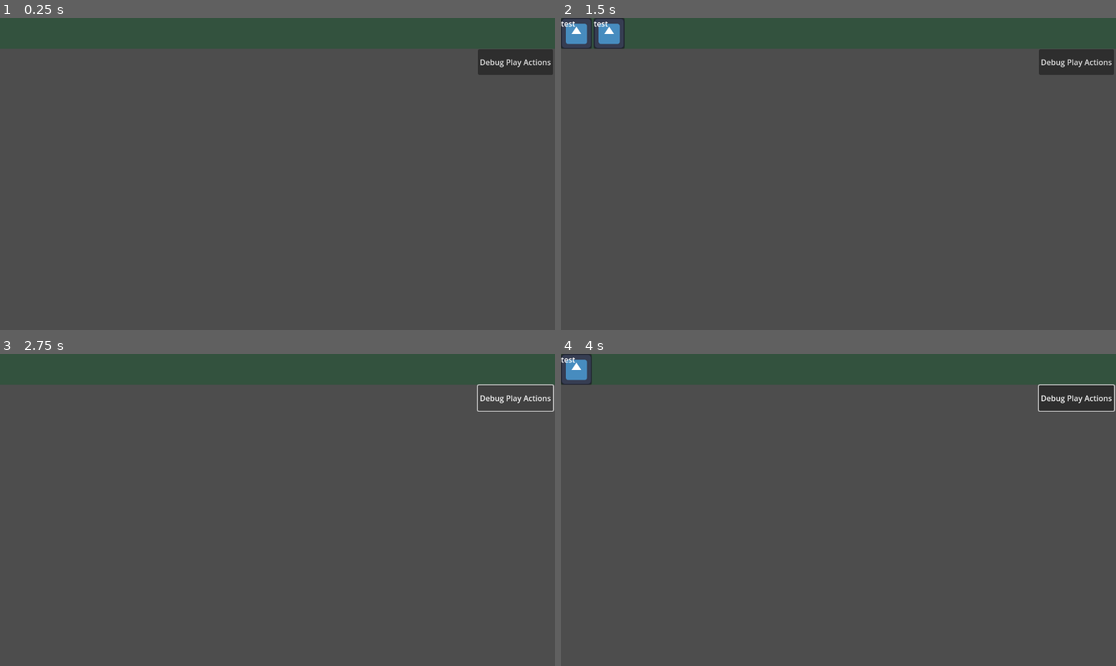
Above: before the commit, frames 1-4 (two rows, left to right).
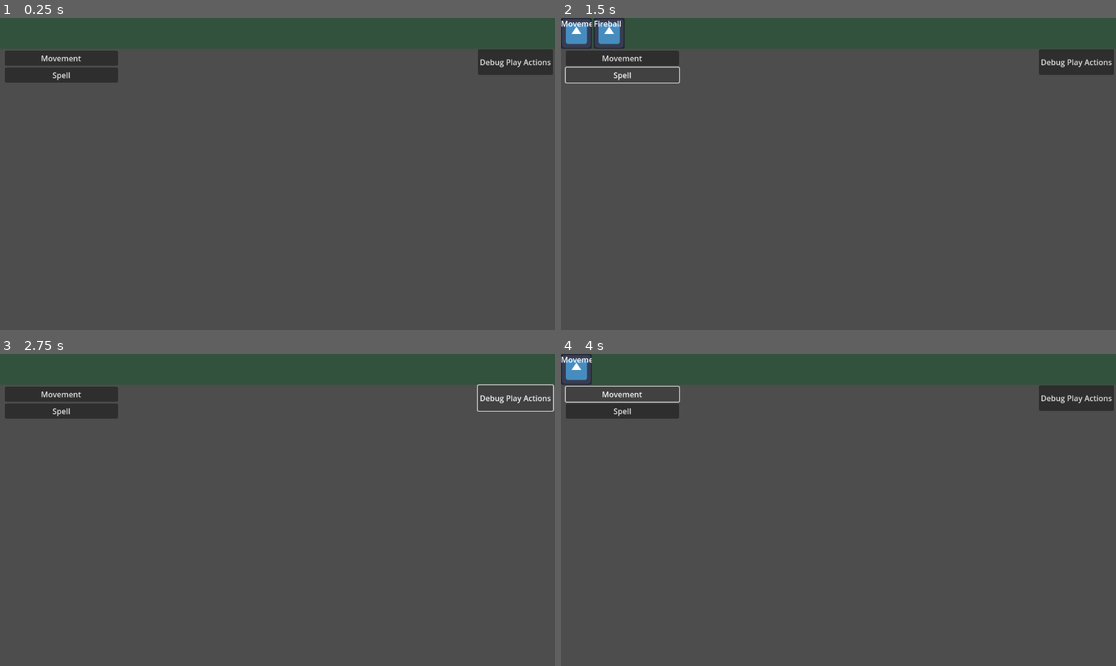
Above: after the commit, the same moments.

Repository: nestorac/farmageddon
Game: Godot game, scene res://Scenes/action_bar.tscn
Two runs of this game, one before a commit and one after it. Both use one fixed random seed, a clock stepped at 60 frames per second and the inputs below. This scene is started directly instead of the project's main scene. The engine's default icon, where the game draws it, is replaced by a stand-in: a white triangle on a blue panel in a dark square.
Inputs (mouse positions are in pixels of both pictures, inside the frame that each line leads up to):
- Up to frame 1 (0.25 s): no input
- Up to frame 2 (1.5 s): click (622, 58) at 0.5 s, where only the run after the commit has a clickable "Movement"; click (622, 74) at 1.25 s, where only the run after the commit has a clickable "Spell"
- Up to frame 3 (2.75 s): click "Debug Play Actions" at 2 s
- Up to frame 4 (4 s): click "Debug Play Actions" at 2.75 s; click (622, 394) at 3.5 s, where only the run after the commit has a clickable "Movement"

The runs differ from the first frame. In frame 1, 1.8% of the frame differs, in the area x 0-22%, y 10-21%; in frame 2, 1.2%; in frame 3, 1.8%; in frame 4, 1.4%.

Commit message:
Improved action bar.

Diff:
--- a/Scenes/action_bar.tscn
+++ b/Scenes/action_bar.tscn
@@ -34,4 +34,21 @@
 offset_bottom = 118.0
 text = "Debug Play Actions"
 
+[node name="DebugButtons" type="VBoxContainer" parent="."]
+layout_mode = 0
+offset_left = 10.0
+offset_top = 68.0
+offset_right = 245.0
+offset_bottom = 226.0
+
+[node name="ButtonMovement" type="Button" parent="DebugButtons"]
+layout_mode = 2
+text = "Movement"
+
+[node name="ButtonSpell" type="Button" parent="DebugButtons"]
+layout_mode = 2
+text = "Spell"
+
 [connection signal="button_up" from="Button" to="." method="_on_button_button_up"]
+[connection signal="button_up" from="DebugButtons/ButtonMovement" to="." method="_on_button_movement_button_up"]
+[connection signal="button_up" from="DebugButtons/ButtonSpell" to="." method="_on_button_spell_button_up"]
--- a/Scripts/action_bar.gd
+++ b/Scripts/action_bar.gd
@@ -1,22 +1,24 @@
+class_name ActionBar
 extends Control
 
 const MAX_ACTIONS = 15
 var action = load("res://Scenes/action_ui.tscn")
 
-
 @onready var h_box_container = $HBoxContainer
 
-func add_action(action_name:String):
+func add_action(action_name:String, type:String, unit_id:int):
 	if h_box_container.get_child_count() >= MAX_ACTIONS:
 		return
 	var action_inst = action.instantiate()
 	action_inst.action_name = action_name
+	action_inst.action_type = type
+	action_inst.unit_id = unit_id
 	h_box_container.add_child(action_inst)
 
 # For debugging.
-func _input(event):
-	if event.is_action_released("l_click"):
-		add_action("test")
+#func _input(event):
+	#if event.is_action_released("l_click"):
+		#add_action("test", "movement", 0)
 
 
 func _on_button_button_up():
@@ -29,3 +31,15 @@
 ## Add custom actions: attack, walk, run...
 ## Pass the actions to the pigs.
 ## The pig prints the actions.
+
+
+func _on_button_movement_button_up():
+	print ("Add a movement.")
+	add_action("Movement", "movement", 0)
+	pass # Replace with function body.
+
+
+func _on_button_spell_button_up():
+	print ("Add a spell.")
+	add_action("Fireball", "spell", 1)
+	pass # Replace with function body.
--- a/Scripts/action_ui.gd
+++ b/Scripts/action_ui.gd
@@ -2,11 +2,15 @@
 class_name Action
 
 @export var action_name:String = "None"
-
-
-@onready var debug_label = $DebugLabel
+@export var action_icon:Texture2D
+@export var action_type:String = "movement" # movement, charge, spell, distance
+@export var unit_id:int = 0
 
 # Called when the node enters the scene tree for the first time.
 func _ready():
-	debug_label.text = action_name
+	$DebugLabel.text = action_name
+	if action_icon:
+		$TextureRect.texture = action_icon
+	else:
+		print ("Action icon is not valid.")
 	pass # Replace with function body.
--- a/Scripts/scene_manager.gd
+++ b/Scripts/scene_manager.gd
@@ -35,7 +35,7 @@
 func _on_next_turn_state():
 	turn_state += 1
 	if turn_state > RESOLUTION:
-		turn_state = DEPLOYMENTtc
+		turn_state = DEPLOYMENT
 
 
 func _on_unit_1_toggled(button_pressed):
